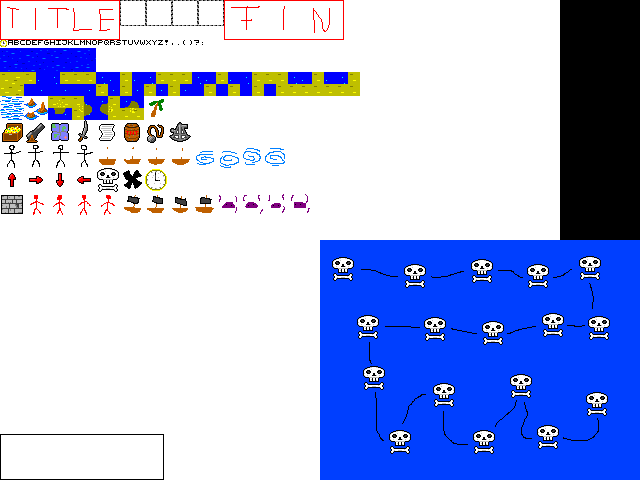
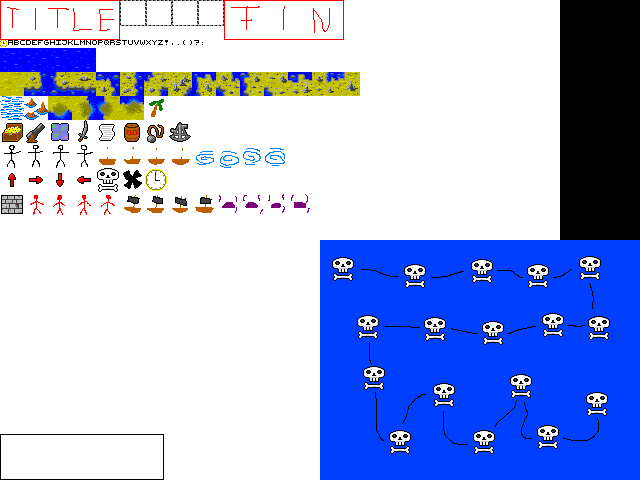
The second 640×480 image is a revision of the first. Changes to its layers:
painted on "content" over (0, 72, 360, 120)
